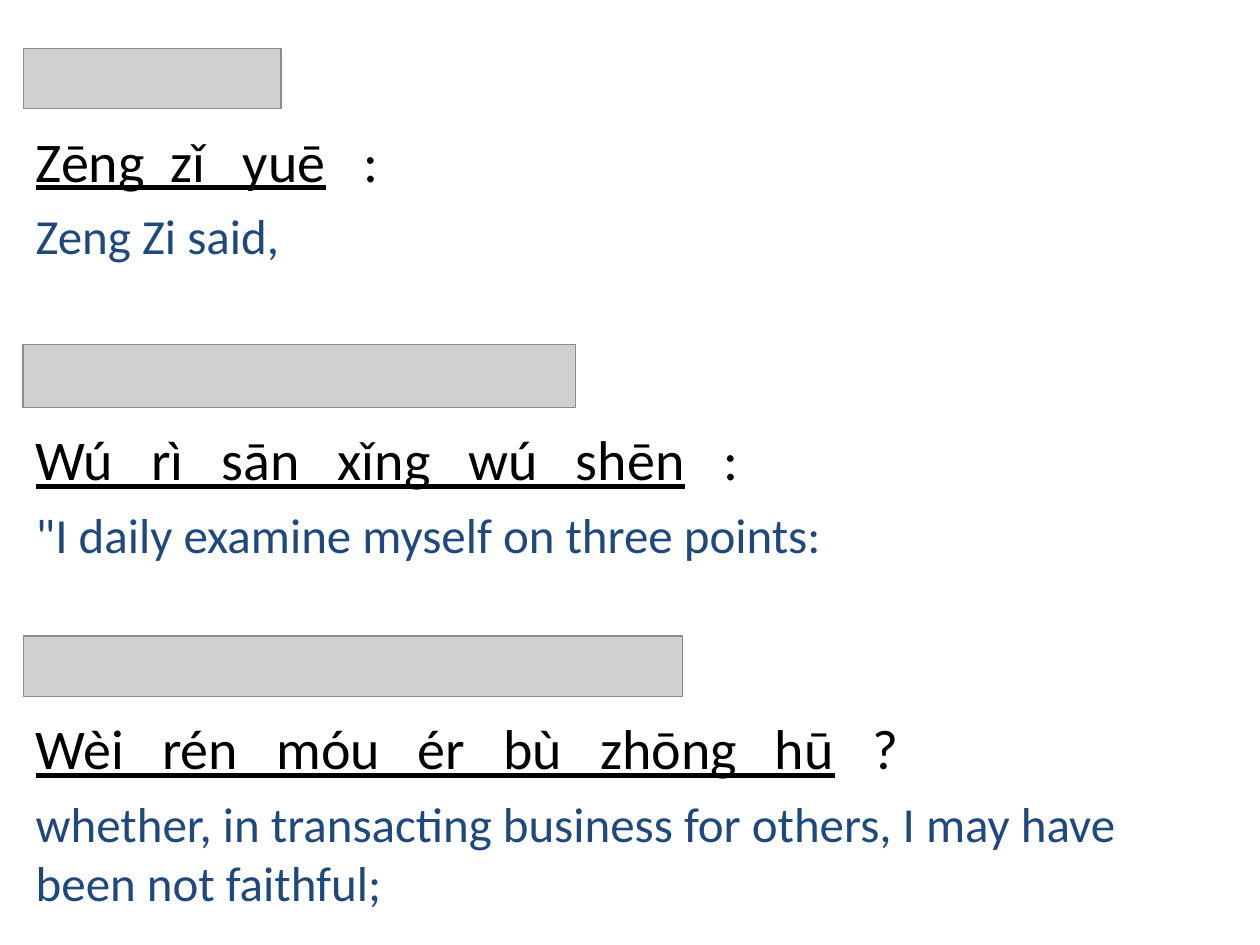
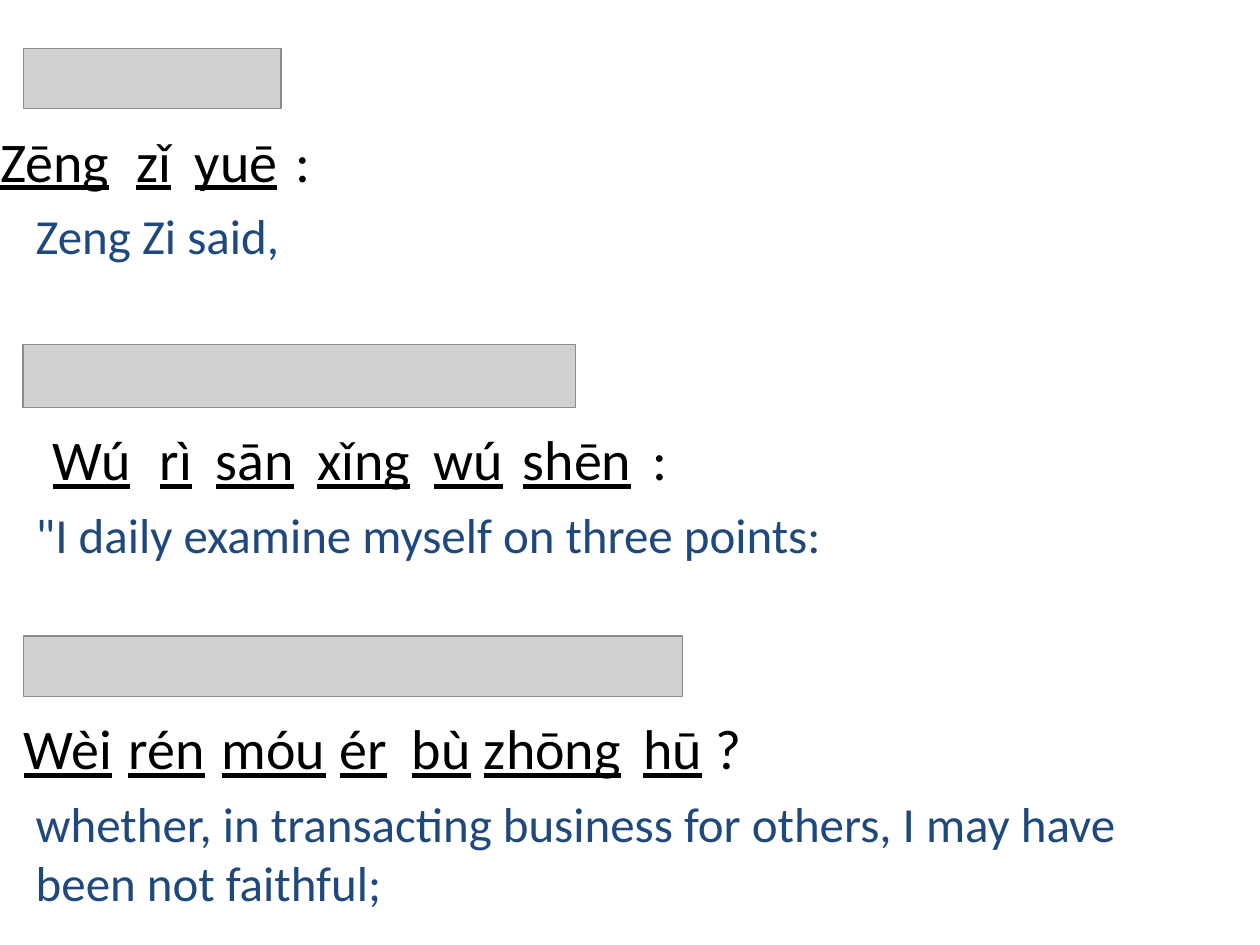
Before and after one commit to qtwinkle01/analects-bpmf-pptx, a slide deck: slide 1 of 學而1.4.pptx. Drawn at 1260x945 pixels with LibreOffice and Linux fonts; fonts in the diff are those of the drawing; grey boxes stand for pictures. Boxes give left, top, right and bottom in pixels: in the first picture for what was removed or moved away, otherwise in the second. Text is boxed around its words. In the diff, an @@ line names an element or a change of style, - is before the commit and + after.

```diff
--- a/學而1.4.pptx
+++ b/學而1.4.pptx
@@ text added at (x1=0, y1=146, x2=109, y2=192), 32 pt, text #000000, underline @@
+Zēng
@@ text removed at (x1=36, y1=144, x2=326, y2=192) @@
-Zēng zǐ yuē :
@@ text added at (x1=136, y1=144, x2=171, y2=190), 32 pt, text #000000, underline @@
+zǐ
@@ text added at (x1=195, y1=146, x2=278, y2=191), 32 pt, text #000000, underline @@
+yuē
@@ text added at (x1=296, y1=120, x2=354, y2=200), 32 pt, text #000000 @@
+:
@@ text added at (x1=653, y1=418, x2=711, y2=499), 32 pt, text #000000 @@
+:
@@ text removed at (x1=36, y1=441, x2=685, y2=490) @@
-Wú rì sān xǐng wú shēn :
@@ text added at (x1=53, y1=441, x2=131, y2=489), 32 pt, text #000000, underline @@
+Wú
@@ text added at (x1=160, y1=441, x2=192, y2=489), 32 pt, text #000000, underline @@
+rì
@@ text added at (x1=216, y1=444, x2=294, y2=489), 32 pt, text #000000, underline @@
+sān
@@ text added at (x1=317, y1=442, x2=410, y2=490), 32 pt, text #000000, underline @@
+xǐng
@@ text added at (x1=434, y1=441, x2=503, y2=489), 32 pt, text #000000, underline @@
+wú
@@ text added at (x1=523, y1=441, x2=632, y2=489), 32 pt, text #000000, underline @@
+shēn
@@ text added at (x1=716, y1=708, x2=774, y2=789), 32 pt, text #000000 @@
+?
@@ text added at (x1=24, y1=730, x2=112, y2=778), 32 pt, text #000000, underline @@
+Wèi
@@ text removed at (x1=36, y1=730, x2=834, y2=779) @@
-Wèi rén móu ér bù zhōng hū ?
@@ text added at (x1=128, y1=730, x2=204, y2=778), 32 pt, text #000000, underline @@
+rén
@@ text added at (x1=222, y1=730, x2=326, y2=778), 32 pt, text #000000, underline @@
+móu
@@ text added at (x1=340, y1=730, x2=387, y2=778), 32 pt, text #000000, underline @@
+ér
@@ text added at (x1=412, y1=730, x2=471, y2=778), 32 pt, text #000000, underline @@
+bù
@@ text added at (x1=484, y1=730, x2=621, y2=779), 32 pt, text #000000, underline @@
+zhōng
@@ text added at (x1=643, y1=730, x2=702, y2=778), 32 pt, text #000000, underline @@
+hū
```
Also in this commit, not shown: 1 other slide changed, 3 other files.
